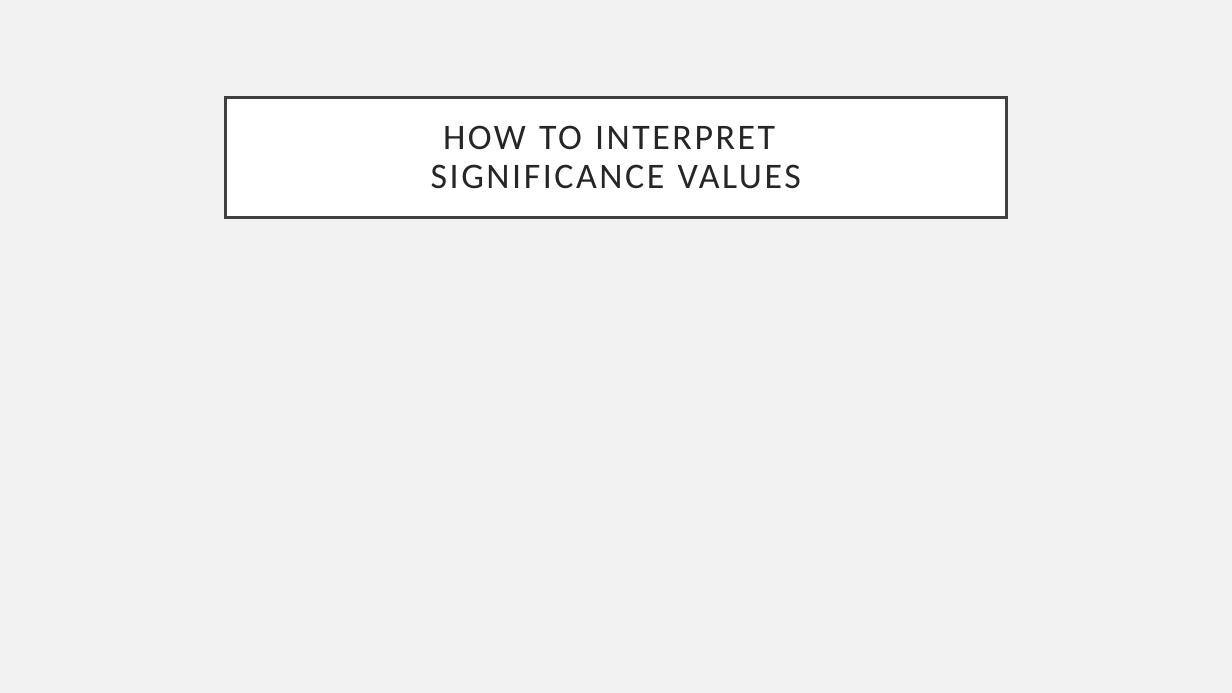
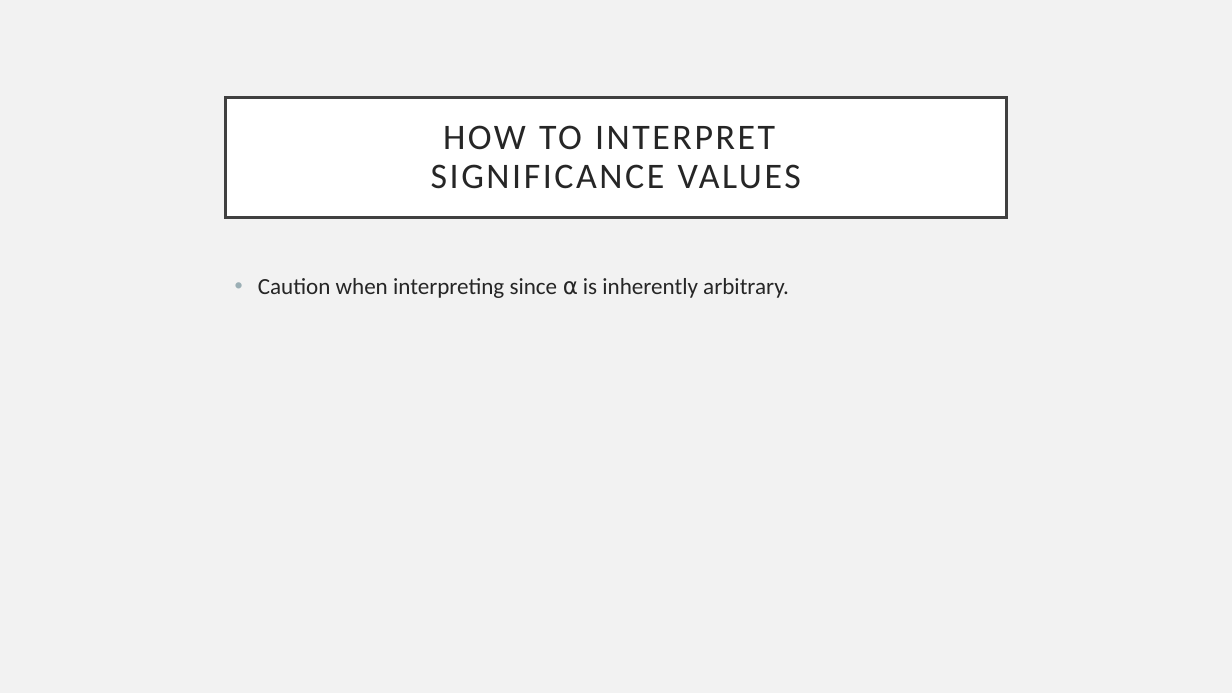
Before and after one commit to eholdmore/StatsForCompBio, a slide deck: slide 45 of Stats-for-Comp-Bio.pptx (slide 41 before the commit). Drawn at 1232x693 pixels with LibreOffice and Linux fonts; fonts in the diff are those of the drawing. Boxes give left, top, right and bottom in pixels: in the first picture for what was removed or moved away, otherwise in the second. Text is boxed around its words. In the diff, an @@ line names an element or a change of style, - is before the commit and + after.

```diff
--- a/Stats-for-Comp-Bio.pptx
+++ b/Stats-for-Comp-Bio.pptx
@@ text added at bbox=[258, 278, 789, 298], 18 pt, text #262626 @@
+• Caution when interpreting since ⍺ is inherently arbitrary.
```
Also in this commit, not shown: 11 other slides changed, 4 slides added, 2 other files.
